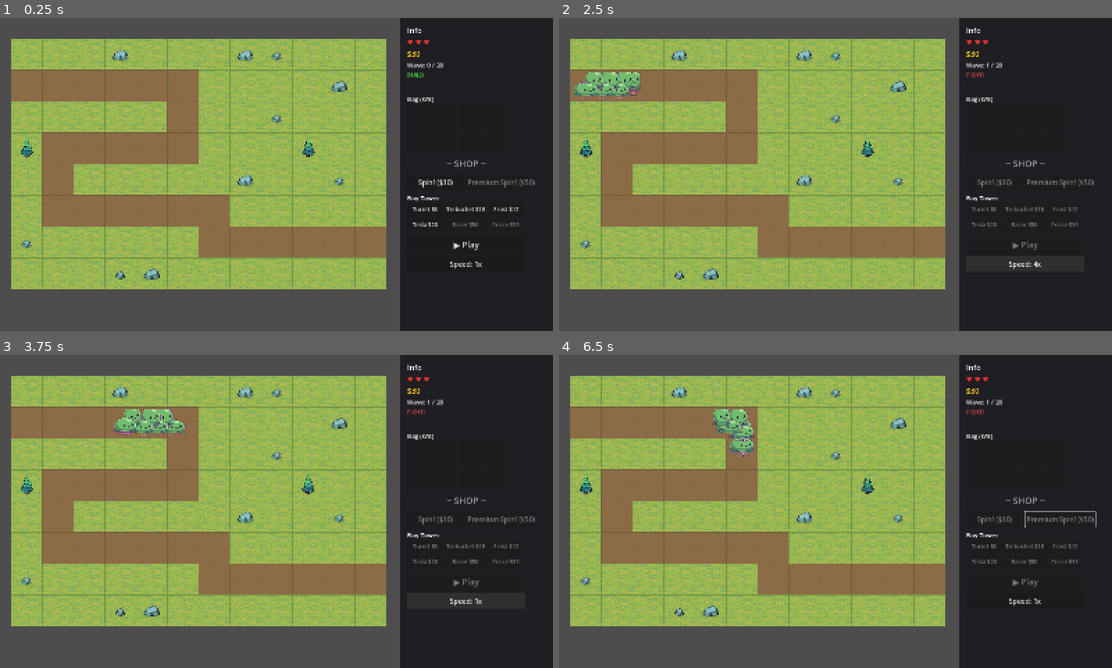
Above: before the commit, frames 1-4 (two rows, left to right).
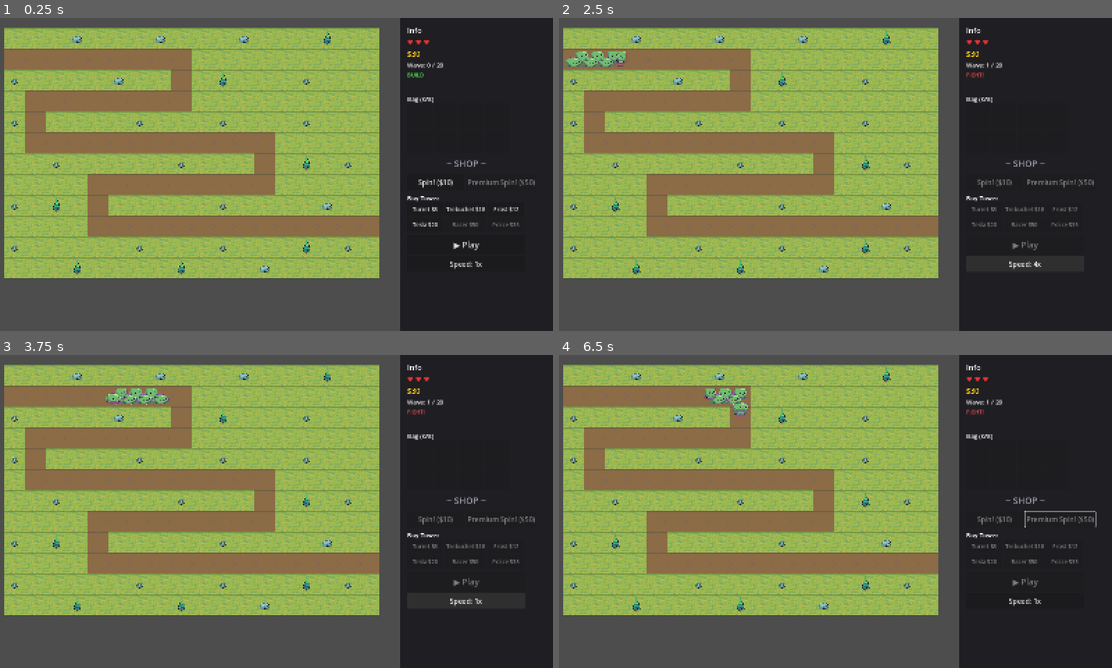
Above: after the commit, the same moments.

Repository: pkyosx/veincraft
Game: Godot game, scene res://scenes/main.tscn
Two runs of this game, one before a commit and one after it. Both use one fixed random seed, a clock stepped at 60 frames per second and the inputs below. Sound files missing from this copy of the repository are replaced by a short silence.
Inputs (mouse positions are in pixels of both pictures, inside the frame that each line leads up to):
- Up to frame 1 (0.25 s): no input
- Up to frame 2 (2.5 s): click "▶ Play" at 0.5 s; click "Speed: 1x" at 1.25 s; click "Speed: 2x" at 2 s
- Up to frame 3 (3.75 s): click "Speed: 4x" at 2.75 s; click "Speed: 8x" at 3.5 s
- Up to frame 4 (6.5 s): tap Enter (ui_accept) at 4.25, 4.52 s; move the mouse to (957, 495) at 4.27 s; hold Right (ui_right) 4.28-5 s; tap Shift at 4.35, 5.85 s; click (957, 495) at 4.42 s; drag from (724, 527) to (807, 574) at 5.02 s; move the mouse to (890, 442) at 5.77 s; hold Right (ui_right) from 5.78 s (still down)

The runs differ from the first frame. In frame 1, 35% of the frame differs, in the area x 0-70%, y 3-87%; in frame 2, 35%; in frame 3, 35%; in frame 4, 35%.

Commit message:
Bigger map: 18x12 grid (60px cells) with longer winding path
- Grid expanded from 12x8 to 18x12 (216 vs 96 cells, 2.25x more space)
- Cell size reduced from 90px to 60px
- Longer S-shaped path with 5 turns across the map
- More obstacles (28 rocks/trees with treasures)
- Scaled down sprites to fit smaller cells
- Police tower now visible in Buy Tower grid

Co-Authored-By: Claude Opus 4.6 (1M context) <noreply@anthropic.com>

Diff:
--- a/scripts/enemy.gd
+++ b/scripts/enemy.gd
@@ -73,7 +73,7 @@
 		sprite.texture = tex
 		sprite.hframes = total_frames
 		sprite.frame = 0
-		sprite.scale = Vector2(1.2, 1.2)
+		sprite.scale = Vector2(0.8, 0.8)
 		add_child(sprite)
 		radius = 20.0
 
@@ -141,14 +141,14 @@
 			# Frozen: blue tint + slight scale pulse
 			sprite.modulate = Color(0.5, 0.7, 1.0)
 			var pulse: float = 1.0 + sin(slow_timer * 8.0) * 0.05
-			sprite.scale = Vector2(1.2 * pulse, 1.2 * pulse)
+			sprite.scale = Vector2(0.8 * pulse, 0.8 * pulse)
 		else:
 			pass
 	else:
 		if sprite:
 			sprite.modulate = Color.WHITE
 			sprite.offset = Vector2.ZERO
-			sprite.scale = Vector2(1.2, 1.2)
+			sprite.scale = Vector2(0.8, 0.8)
 
 	# Sprite sheet frame animation
 	if sprite and total_frames > 1 and not is_dead:
--- a/scripts/game_data.gd
+++ b/scripts/game_data.gd
@@ -1,10 +1,10 @@
 extends RefCounted
 class_name GameData
 
-const GRID_W: int = 12
-const GRID_H: int = 8
-const CELL_SIZE: int = 90
-const GRID_OFFSET: Vector2 = Vector2(40, 60)
+const GRID_W: int = 18
+const GRID_H: int = 12
+const CELL_SIZE: int = 60
+const GRID_OFFSET: Vector2 = Vector2(20, 30)
 
 # Cell types
 enum Cell { EMPTY, ROCK, TREE, PATH, TOWER, UPGRADE }
@@ -128,15 +128,33 @@
 const STARTING_GOLD: int = 30
 const KILL_GOLD: int = 3
 
-# S-shaped path through the grid (grid coords)
+# Winding path through the 18x12 grid
 const ENEMY_PATH: Array[Vector2i] = [
-	Vector2i(0, 1), Vector2i(1, 1), Vector2i(2, 1), Vector2i(3, 1), Vector2i(4, 1), Vector2i(5, 1),
-	Vector2i(5, 2), Vector2i(5, 3),
-	Vector2i(4, 3), Vector2i(3, 3), Vector2i(2, 3), Vector2i(1, 3),
+	# Enter from top-left, go right
+	Vector2i(0, 1), Vector2i(1, 1), Vector2i(2, 1), Vector2i(3, 1), Vector2i(4, 1),
+	Vector2i(5, 1), Vector2i(6, 1), Vector2i(7, 1), Vector2i(8, 1),
+	# Turn down
+	Vector2i(8, 2), Vector2i(8, 3),
+	# Go left
+	Vector2i(7, 3), Vector2i(6, 3), Vector2i(5, 3), Vector2i(4, 3),
+	Vector2i(3, 3), Vector2i(2, 3), Vector2i(1, 3),
+	# Turn down
 	Vector2i(1, 4), Vector2i(1, 5),
-	Vector2i(2, 5), Vector2i(3, 5), Vector2i(4, 5), Vector2i(5, 5), Vector2i(6, 5),
-	Vector2i(6, 6),
-	Vector2i(7, 6), Vector2i(8, 6), Vector2i(9, 6), Vector2i(10, 6), Vector2i(11, 6),
+	# Go right across
+	Vector2i(2, 5), Vector2i(3, 5), Vector2i(4, 5), Vector2i(5, 5),
+	Vector2i(6, 5), Vector2i(7, 5), Vector2i(8, 5), Vector2i(9, 5),
+	Vector2i(10, 5), Vector2i(11, 5), Vector2i(12, 5),
+	# Turn down
+	Vector2i(12, 6), Vector2i(12, 7),
+	# Go left
+	Vector2i(11, 7), Vector2i(10, 7), Vector2i(9, 7), Vector2i(8, 7),
+	Vector2i(7, 7), Vector2i(6, 7), Vector2i(5, 7), Vector2i(4, 7),
+	# Turn down
+	Vector2i(4, 8), Vector2i(4, 9),
+	# Go right to exit
+	Vector2i(5, 9), Vector2i(6, 9), Vector2i(7, 9), Vector2i(8, 9),
+	Vector2i(9, 9), Vector2i(10, 9), Vector2i(11, 9), Vector2i(12, 9),
+	Vector2i(13, 9), Vector2i(14, 9), Vector2i(15, 9), Vector2i(16, 9), Vector2i(17, 9),
 ]
 
 # Enemy types
--- a/scripts/main.gd
+++ b/scripts/main.gd
@@ -72,10 +72,13 @@
 
 	# Place some rocks and trees
 	var obstacles: Array[Vector2i] = [
-		Vector2i(3, 0), Vector2i(7, 0), Vector2i(10, 1),
-		Vector2i(0, 3), Vector2i(8, 2), Vector2i(9, 3),
-		Vector2i(3, 7), Vector2i(7, 4), Vector2i(10, 4),
-		Vector2i(0, 6), Vector2i(4, 7), Vector2i(8, 0),
+		Vector2i(3, 0), Vector2i(7, 0), Vector2i(11, 0), Vector2i(15, 0),
+		Vector2i(0, 2), Vector2i(10, 2), Vector2i(14, 2), Vector2i(5, 2),
+		Vector2i(0, 4), Vector2i(6, 4), Vector2i(10, 4), Vector2i(14, 4),
+		Vector2i(2, 6), Vector2i(8, 6), Vector2i(14, 6), Vector2i(16, 6),
+		Vector2i(0, 8), Vector2i(2, 8), Vector2i(10, 8), Vector2i(15, 8),
+		Vector2i(6, 10), Vector2i(10, 10), Vector2i(14, 10), Vector2i(16, 10),
+		Vector2i(0, 10), Vector2i(3, 11), Vector2i(8, 11), Vector2i(12, 11),
 	]
 	for obs in obstacles:
 		if grid[obs.y][obs.x] == GameData.Cell.EMPTY:
@@ -584,7 +587,7 @@
 func _draw_rock(center: Vector2, seed_val: int = 0) -> void:
 	if rock_textures.size() > 0:
 		var tex: Texture2D = rock_textures[seed_val % rock_textures.size()]
-		var dst: Rect2 = Rect2(center - Vector2(30, 30), Vector2(60, 60))
+		var dst: Rect2 = Rect2(center - Vector2(20, 20), Vector2(40, 40))
 		draw_texture_rect(tex, dst, false)
 	else:
 		var pts: PackedVector2Array = PackedVector2Array([
@@ -599,7 +602,7 @@
 		var frame_w: float = 192.0
 		var frame_h: float = 256.0
 		var src: Rect2 = Rect2(tree_anim_frame * frame_w, 0, frame_w, frame_h)
-		var dst_h: float = 80.0
+		var dst_h: float = 55.0
 		var dst_w: float = dst_h * (frame_w / frame_h)
 		var dst: Rect2 = Rect2(center.x - dst_w / 2, center.y - dst_h * 0.6, dst_w, dst_h)
 		draw_texture_rect_region(tree_texture, dst, src)
@@ -637,7 +640,7 @@
 		if tower_texture:
 			var frame: int = tower_frame_map.get(tower["type"], 0)
 			var src_rect: Rect2 = Rect2(frame * 64, 0, 64, 64)
-			var dst_size: float = 56.0
+			var dst_size: float = 42.0
 			var dst_rect: Rect2 = Rect2(center - Vector2(dst_size / 2, dst_size / 2), Vector2(dst_size, dst_size))
 			draw_texture_rect_region(tower_texture, dst_rect, src_rect)
 		else:
--- a/scripts/projectile.gd
+++ b/scripts/projectile.gd
@@ -27,7 +27,7 @@
 			tex = f1_texture
 		car_sprite = Sprite2D.new()
 		car_sprite.texture = tex
-		car_sprite.scale = Vector2(2.5, 2.5)
+		car_sprite.scale = Vector2(1.8, 1.8)
 		add_child(car_sprite)
 		var dir: Vector2 = to_pos - from_pos
 		car_sprite.rotation = dir.angle()
